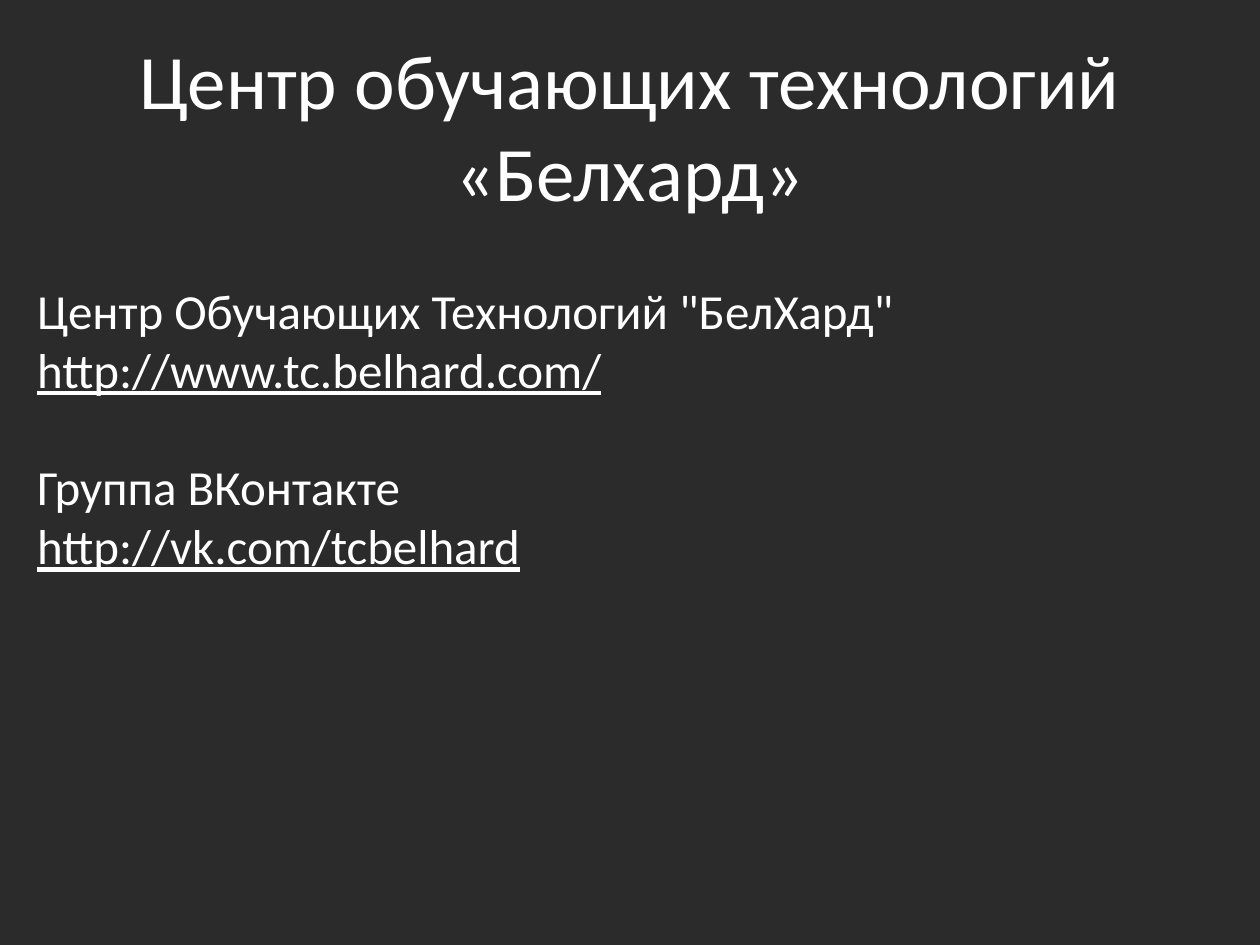
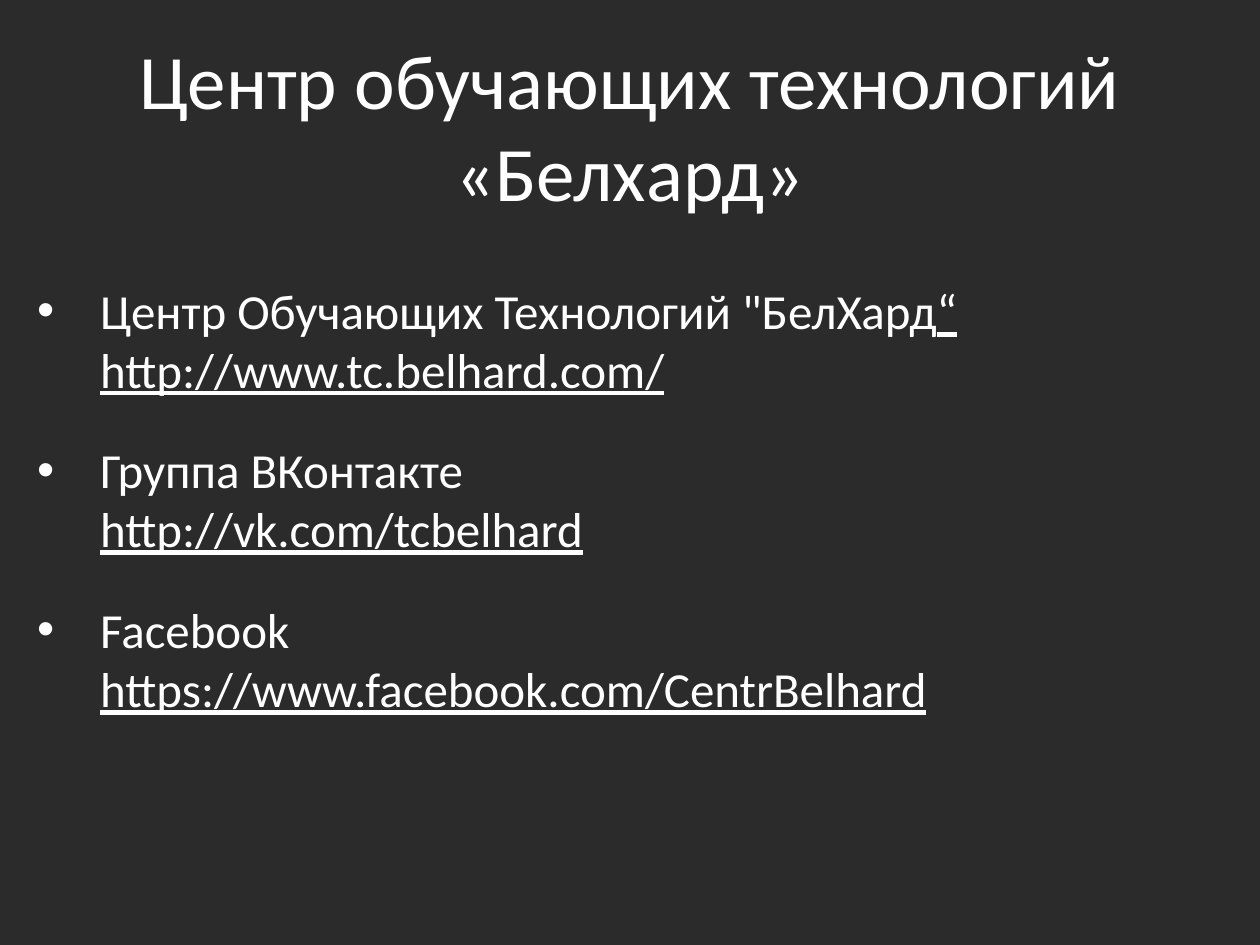
Before and after one commit to bazile/Training, a slide deck: slide 11 of Presentation/intro.pptx (slide 10 before the commit). Drawn at 1260x945 pixels with LibreOffice and Linux fonts; fonts in the diff are those of the drawing; background and template pictures are left out; a plain dark background stands for a picture behind light text. Boxes give left, top, right and bottom in pixels: in the first picture for what was removed or moved away, otherwise in the second. Text is boxed around its words. In the diff, an @@ line names an element or a change of style, - is before the commit and + after.

Commit message:
Updated presentations

```diff
--- a/Presentation/intro.pptx
+++ b/Presentation/intro.pptx
@@ text at <box>100,294,957,715</box>: text changed @@
-Центр Обучающих Технологий "БелХард"
-http://www.tc.belhard.com/
-Группа ВКонтакте
-http://vk.com/tcbelhard
+• Центр Обучающих Технологий "БелХард“
+  http://www.tc.belhard.com/
+• Группа ВКонтакте
+  http://vk.com/tcbelhard
+• Facebook
+  https://www.facebook.com/CentrBelhard
```
Also in this commit, not shown: 1 slide added, 2 other files.
